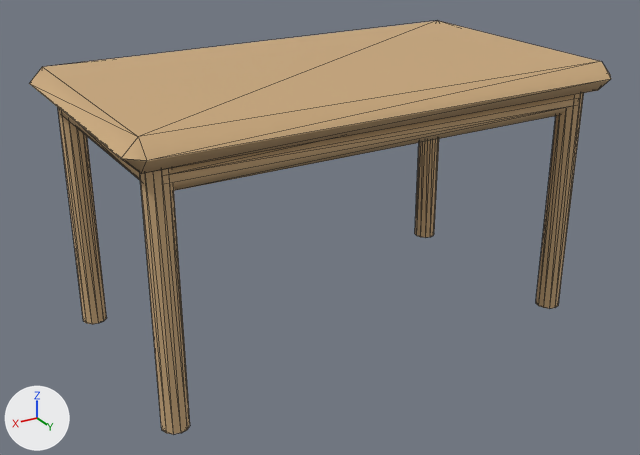
Two versions of the glTF model iteam/miniprogram/package3d/assets/furniture/table.glb, one commit apart.
Rendered twice from a 50 mm lens placed at (1.23, 2.023, 1.288), pointed at (0.031, 0.025, 0.289). Lighting does not change. The marker at lower left points along +X, +Y and +Z. The first picture is the older version. Mesh edges are drawn as thin lines. Where no turn or scale is listed for an object, it has been applied to the vertices.

Objects in the first picture: 'apron', 'leg', 'leg.001', 'leg.002', 'leg.003', 'top'.
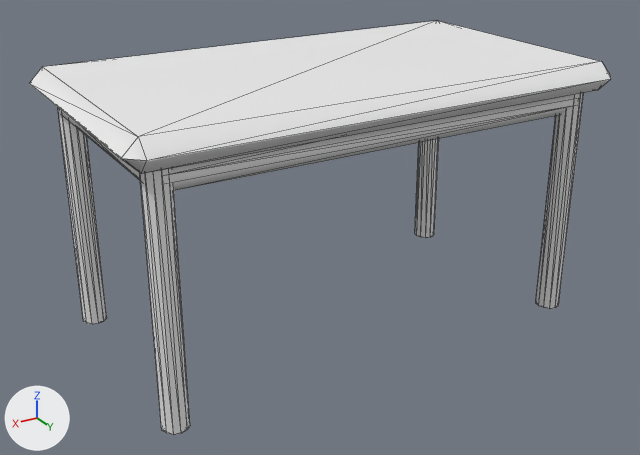
Location of each change, [x1, y1, x2, y2] in pixels of the pictures (640 x 455 px):
```json
{"object": "top", "change": "recoloured", "before": [29, 21, 611, 174], "after": [29, 21, 611, 174], "on screen": "brown to white"}
{"object": "apron", "change": "recoloured", "before": [62, 96, 574, 191], "after": [62, 96, 574, 191], "on screen": "brown to white"}
{"object": "leg.003", "change": "recoloured", "before": [140, 169, 190, 434], "after": [140, 169, 190, 434], "on screen": "brown to white"}
{"object": "leg.002", "change": "recoloured", "before": [58, 108, 107, 324], "after": [58, 108, 107, 324], "on screen": "brown to white"}
{"object": "leg.001", "change": "recoloured", "before": [536, 93, 584, 308], "after": [536, 93, 584, 308], "on screen": "brown to white"}
{"object": "leg", "change": "recoloured", "before": [415, 139, 439, 238], "after": [415, 139, 439, 238], "on screen": "brown to white"}
```

Scene script edits in JSON lines:
```json
{"op": "add", "block": "mat_whiteclay", "code": ["mat_whiteclay = principled_material('WhiteClay')", "mat_whiteclay.base_color = (0.82, 0.82, 0.82)  # white #eaeaea", "mat_whiteclay.roughness = 0.9"]}
{"block": "me_立方体_018", "where": "me_立方体_018.from_pydata(...)  # 24 vertices, 44 faces; spans x -0.64..0.64, y -0.34..0.34, z -0.04..0.04"}
{"op": "remove", "block": "me_立方体_018", "code": "me_立方体_018.materials.append(mat_m_wood)  # brown #c9a87c"}
{"op": "add", "block": "me_立方体_018", "code": "me_立方体_018.materials.append(mat_whiteclay)  # white #eaeaea"}
{"block": "me_柱体_008", "where": "me_柱体_008.from_pydata(...)  # 24 vertices, 44 faces; spans x -0.035..0.035, y -0.035..0.035, z -0.335..0.335"}
{"op": "remove", "block": "me_柱体_008", "code": "me_柱体_008.materials.append(mat_m_wood)  # brown #c9a87c"}
{"op": "add", "block": "me_柱体_008", "code": "me_柱体_008.materials.append(mat_whiteclay)  # white #eaeaea"}
{"block": "me_柱体_009", "where": "me_柱体_009.from_pydata(...)  # 24 vertices, 44 faces; spans x -0.035..0.035, y -0.035..0.035, z -0.335..0.335"}
{"op": "remove", "block": "me_柱体_009", "code": "me_柱体_009.materials.append(mat_m_wood)  # brown #c9a87c"}
{"op": "add", "block": "me_柱体_009", "code": "me_柱体_009.materials.append(mat_whiteclay)  # white #eaeaea"}
{"block": "me_柱体_010", "where": "me_柱体_010.from_pydata(...)  # 24 vertices, 44 faces; spans x -0.035..0.035, y -0.035..0.035, z -0.335..0.335"}
{"op": "remove", "block": "me_柱体_010", "code": "me_柱体_010.materials.append(mat_m_wood)  # brown #c9a87c"}
{"op": "add", "block": "me_柱体_010", "code": "me_柱体_010.materials.append(mat_whiteclay)  # white #eaeaea"}
{"block": "me_柱体_011", "where": "me_柱体_011.from_pydata(...)  # 24 vertices, 44 faces; spans x -0.035..0.035, y -0.035..0.035, z -0.335..0.335"}
{"op": "remove", "block": "me_柱体_011", "code": "me_柱体_011.materials.append(mat_m_wood)  # brown #c9a87c"}
{"op": "add", "block": "me_柱体_011", "code": "me_柱体_011.materials.append(mat_whiteclay)  # white #eaeaea"}
{"block": "me_立方体_017", "where": "me_立方体_017.from_pydata(...)  # 24 vertices, 44 faces; spans x -0.7..0.7, y -0.4..0.4, z -0.04..0.04"}
{"op": "remove", "block": "me_立方体_017", "code": "me_立方体_017.materials.append(mat_m_wood)  # brown #c9a87c"}
{"op": "add", "block": "me_立方体_017", "code": "me_立方体_017.materials.append(mat_whiteclay)  # white #eaeaea"}
```
